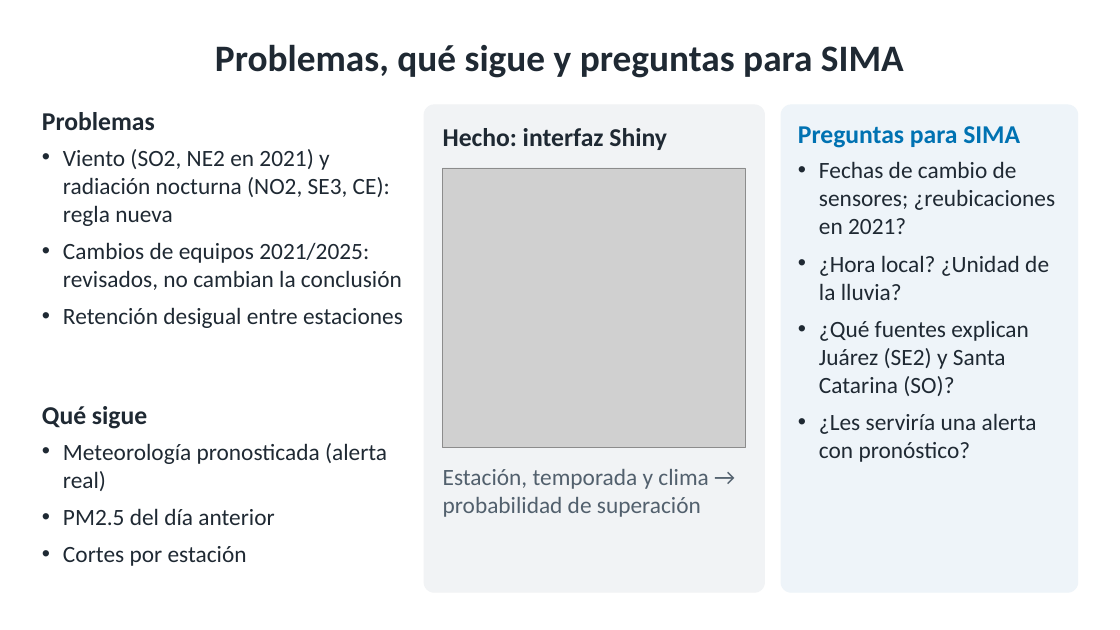
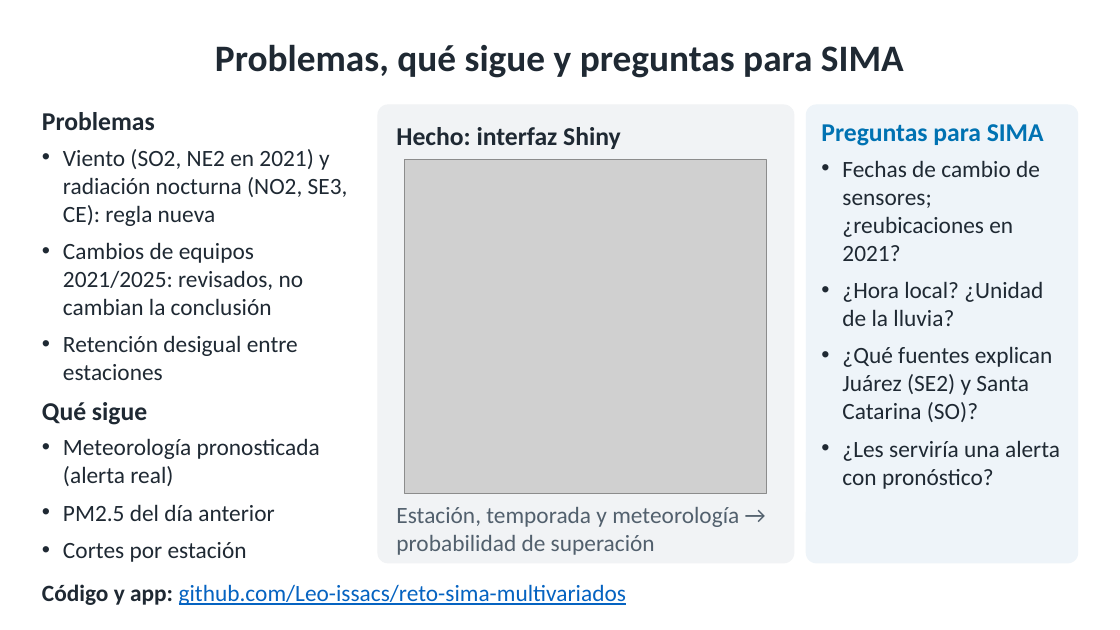
Before and after one commit to Leo-issacs/reto-sima-multivariados, a slide deck: slide 4 of docs/presentacion/Presentacion_Etapa3_SIMA.pptx. Drawn at 1120x630 pixels with LibreOffice and Linux fonts; fonts in the diff are those of the drawing; grey boxes stand for pictures. Boxes give left, top, right and bottom in pixels: in the first picture for what was removed or moved away, otherwise in the second. Text is boxed around its words. In the diff, an @@ line names an element or a change of style, - is before the commit and + after.

```diff
--- a/docs/presentacion/Presentacion_Etapa3_SIMA.pptx
+++ b/docs/presentacion/Presentacion_Etapa3_SIMA.pptx
@@ text "Problemas" rewrapped from (42,112,403,328) to (42,112,348,380) @@
@@ rounded rectangle at (378,105,794,563): proportions changed @@
@@ rounded rectangle: place and size @@
-rounded rectangle at (424,105,765,592)
+rounded rectangle at (378,105,794,563)
@@ text "Hecho: interfaz Shiny": place and size @@
-text "Hecho: interfaz Shiny" at (443,128,667,150)
+text "Hecho: interfaz Shiny" at (396,127,621,149)
@@ rounded rectangle: place and size @@
-rounded rectangle at (781,105,1078,592)
+rounded rectangle at (807,105,1078,563)
@@ rounded rectangle at (807,105,1078,563): proportions changed @@
@@ text "Preguntas para SIMA" rewrapped from (819,161,1056,462) to (821,124,1060,489) @@
@@ picture: place and size @@
-picture at (443,168,745,448)
+picture at (405,160,766,493)
@@ text "Qué sigue" rewrapped from (42,406,387,566) to (42,402,320,562) @@
@@ text at (396,507,739,555): text changed @@
-Estación, temporada y clima → probabilidad de superación
+Estación, temporada y meteorología → probabilidad de superación
@@ text added at (42,584,626,605), 20 pt, text #0563C1, underline @@
+Código y app: github.com/Leo-issacs/reto-sima-multivariados
```
Also in this commit, not shown: 3 other slides changed, 4 other files.
